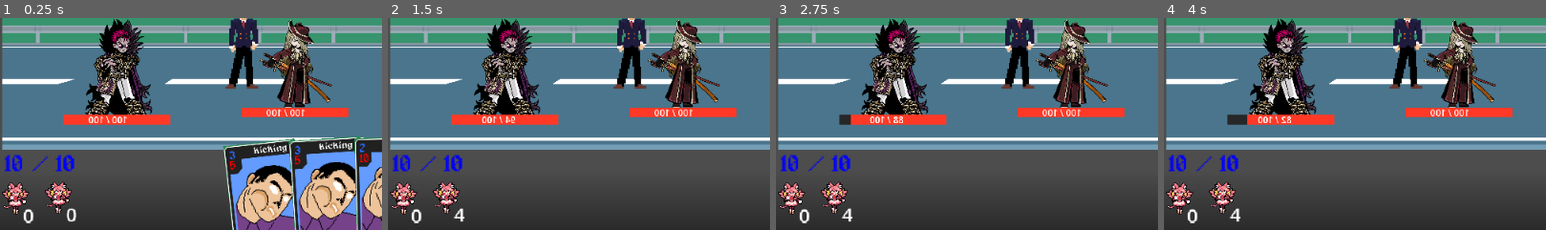
Above: before the commit, frames 1-4 (left to right).
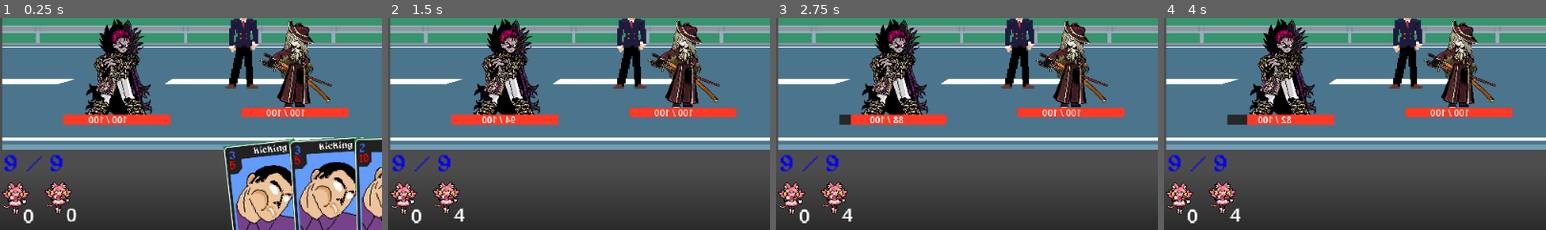
Above: after the commit, the same moments.

Repository: mewmewmyagic/card-game-main
Game: Godot game, scene res://scenes/battle/BattleScene.tscn
Same seed, same stepped clock (60 frames per second), same inputs: the game is played once before the commit and once after it.
Inputs (mouse positions are % of the whole screen's width and height, from its top left):
- Up to frame 1 (0.25 s): no input
- Up to frame 2 (1.5 s): click "skip round" at 0.5 s; click "skip round" at 1.25 s
- Up to frame 3 (2.75 s): move the mouse to (72, 44) at 2.02 s; hold D (Right) from 2.03 s (still down); hold Shift (Shift) from 2.03 s (still down); click (72, 44) at 2.17 s
- Up to frame 4 (4 s): release D (Right) at 2.75 s; release Shift (Shift) at 2.75 s; drag from (30, 54) to (84, 66) at 2.77 s; move the mouse to (60, 27) at 3.52 s; hold D (Right) from 3.53 s (still down); hold Right mouse button (right_mouse) from 3.53 s (still down)
The pictures show only the part of the screen within x 0-50%, y 50-100%; the shares and areas given below are measured in that part.

The runs differ from the first frame. In frame 1, 0.7% of the frame differs, in the area x 1-20%, y 64-73%; in frame 2, 0.7%; in frame 3, 0.7%; in frame 4, 0.7%.
Error after the commit: Invalid assignment of property or key 'flat_value' with value of type 'int' on a base object of type 'Nil'. (res://Scripts/Modifiers/modifier.gd:19)

Commit message:
ssss

Diff:
--- /dev/null
+++ b/Scripts/Modifiers/modifier.gd
@@ -0,0 +1,43 @@
+extends Node
+class_name Modifier
+
+enum Type {dmg_dealt, dmg_taken, recov_cost, card_cost}
+@export var type: Type
+
+func get_value(source: String) -> ModifierValue:
+	for value: ModifierValue in get_children():
+		if value.source == source:
+			return value
+	return null
+
+func add_new_value(value: ModifierValue) -> void:
+	print(value.source)
+	var modifier_value := get_value(value.source)
+	if not (modifier_value == null):
+		add_child(modifier_value)
+	else:
+		modifier_value.flat_value = value.flat_value
+		modifier_value.percent_value = value.percent_value
+
+func remove_value(source: String) -> void:
+	for value: ModifierValue in get_children():
+		if value.source == source:
+			value.queue_free()
+
+func remove_all_value(source: String) -> void:
+	for value: ModifierValue in get_children():
+		value.queue_free()
+
+func get_modified_value(base: int) -> int:
+	var flat_result: int = base
+	var percentage: float = 1.0
+
+	for value: ModifierValue in get_children():
+		if value.type == ModifierValue.Type.FLAT:
+			flat_result += value.flat_value
+
+	for value: ModifierValue in get_children():
+		if value.type == ModifierValue.Type.PERCENT:
+			percentage += value.percent_value
+
+	return floori(flat_result * percentage)
--- /dev/null
+++ b/Scripts/Modifiers/modifier_handler.gd
@@ -0,0 +1,17 @@
+extends Node
+class_name ModifierHandler
+
+func get_modifier(type: Modifier.Type) -> Modifier:
+	for modifier: Modifier in get_children():
+		if modifier.type == type:
+			return modifier
+	return null
+
+
+func get_modified_value(base: int, type: Modifier.Type) -> int:
+	var modifier := get_modifier(type)
+
+	if not modifier:
+		return base
+
+	return modifier.get_modified_value(base)
--- /dev/null
+++ b/Scripts/Modifiers/modifier_value.gd
@@ -0,0 +1,16 @@
+extends Node
+class_name ModifierValue
+
+enum Type {FLAT, PERCENT}
+
+@export var type: Type
+@export var percent_value: float
+@export var flat_value: int
+@export var source: String
+
+static func create_new_modifier(source: String, type: Type) -> ModifierValue:
+	var new_modifer := new()
+	new_modifer.source = source
+	new_modifer.type = type
+
+	return new_modifer
--- a/Scripts/Status Effects/status effect scripts/bleed.gd
+++ b/Scripts/Status Effects/bleed/bleed.gd
@@ -2,15 +2,15 @@
 class_name BleedStatusEffect
 
 func init(_target: Combatant, _manager: StatusEffectManager) -> void:
-	super.init(_target, _manager)
-	target.anim_done.connect(_on_anim_done)
+	target = _target
+	manager = _manager
+	EventBus.turn_ended.connect(trigger_status_effect)
 
 func on_remove() -> void:
-	target.anim_done.disconnect(_on_anim_done)
+	EventBus.turn_ended.disconnect(trigger_status_effect)
 
-func _on_anim_done() -> void:
+func trigger_status_effect() -> void:
 	target.take_damage(stack)
 	count -= 1
-	print(count)
 	if count <= 0:
 		manager.remove_status(id)
--- a/Scripts/Status Effects/status effect resources/bleed.tres
+++ b/Scripts/Status Effects/bleed/bleed.tres
@@ -1,6 +1,6 @@
 [gd_resource type="Resource" script_class="BleedStatusEffect" format=3 uid="uid://hrg5sh4161o7"]
 
-[ext_resource type="Script" uid="uid://ccuysvlx3ma70" path="res://Scripts/Status Effects/status effect scripts/bleed.gd" id="1_q6pbo"]
+[ext_resource type="Script" uid="uid://ccuysvlx3ma70" path="res://Scripts/Status Effects/bleed/bleed.gd" id="1_q6pbo"]
 
 [resource]
 script = ExtResource("1_q6pbo")
--- /dev/null
+++ b/Scripts/Status Effects/focus/focus.tres
@@ -0,0 +1,10 @@
+[gd_resource type="Resource" script_class="StatusEffect" format=3 uid="uid://cpyekuu60jjb0"]
+
+[ext_resource type="Script" uid="uid://d0krudtp04qht" path="res://Scripts/Status Effects/status_effect.gd" id="1_0jfuc"]
+
+[resource]
+script = ExtResource("1_0jfuc")
+id = "focus"
+tooltip = "Increases damage done by stack. attacking reduces count"
+max_stack = 10
+max_count = 99
--- /dev/null
+++ b/Scripts/Status Effects/haste/haste.gd
@@ -0,0 +1,16 @@
+extends StatusEffect
+class_name HasteStatusEffect
+
+func init(_target: Combatant, _manager: StatusEffectManager) -> void:
+	target = _target
+	manager = _manager
+	EventBus.turn_ended.connect(trigger_status_effect)
+
+func on_remove() -> void:
+	EventBus.turn_ended.disconnect(trigger_status_effect)
+
+func trigger_status_effect() -> void:
+	target.stats.set_recovery_time(-stack)
+	count -= 1
+	if count <= 0:
+		manager.remove_status(id)
--- /dev/null
+++ b/Scripts/Status Effects/haste/haste.tres
@@ -0,0 +1,10 @@
+[gd_resource type="Resource" script_class="HasteStatusEffect" format=3 uid="uid://bttap6yvuj2p8"]
+
+[ext_resource type="Script" uid="uid://cytuwye6pepst" path="res://Scripts/Status Effects/haste/haste.gd" id="1_dpvqe"]
+
+[resource]
+script = ExtResource("1_dpvqe")
+id = "haste"
+tooltip = "reduces recovery cost every turn by stack every turn for this round"
+max_stack = 10
+max_count = 3
--- a/Scripts/Status Effects/status effect resources/haste.tres
+++ /dev/null
@@ -1,9 +0,0 @@
-[gd_resource type="Resource" script_class="StatusEffects" format=3 uid="uid://bttap6yvuj2p8"]
-
-[ext_resource type="Script" uid="uid://d0krudtp04qht" path="res://Scripts/Status Effects/status_effect.gd" id="1_cqjmr"]
-
-[resource]
-script = ExtResource("1_cqjmr")
-id = "haste"
-tooltip = "reduces recovery cost every turn by stack every turn for this round"
-max_stack = 10
--- a/Scripts/Status Effects/status effect resources/strength.tres
+++ /dev/null
@@ -1,10 +0,0 @@
-[gd_resource type="Resource" script_class="StatusEffects" format=3 uid="uid://cpyekuu60jjb0"]
-
-[ext_resource type="Script" uid="uid://d0krudtp04qht" path="res://Scripts/Status Effects/status_effect.gd" id="1_obrtw"]
-
-[resource]
-script = ExtResource("1_obrtw")
-id = "poise"
-tooltip = "Increases damage done by stack. attacking reduces count"
-max_stack = 10
-max_count = 99
--- a/Scripts/Status Effects/status_effect.gd
+++ b/Scripts/Status Effects/status_effect.gd
@@ -9,19 +9,23 @@
 
 var target: Combatant
 var manager: StatusEffectManager
-
-@export var stack: int = 0
-@export var count: int = 0
+var stack: int = 0
+var count: int = 0
 
 func init(c: Combatant, s: StatusEffectManager) -> void:
-	target = c
-	manager = s
+	pass
 
-func trigger_status_effect(c: Combatant) -> void:
+func trigger_status_effect() -> void:
+	pass
+
+func on_effect_applied() -> void:
+	pass
+
+func on_effect_removed() -> void:
 	pass
 
 func add_count(n: int) -> void:
-	count += n
+	count = clamp(count + n, 0, max_count)
 
 func add_stack(n: int) -> void:
-	stack += n
+	stack = clamp(stack + n, 0, max_stack)
--- a/Scripts/Status Effects/status_effect_manager.gd
+++ b/Scripts/Status Effects/status_effect_manager.gd
@@ -1,22 +1,25 @@
 extends Node
 class_name StatusEffectManager
 
+#Manages status effects of a combatant. for now it just has the logic for applying a status and removing them
+#the way status' work in this is that theres a resource for shit like id and max count etc and a .gd for logic
+#each status connects to what event triggers it
 @export var parent: Combatant
 @export var status_effects: Dictionary = {}
 
-func apply_status(status: StatusEffect, stack: int = 1, count: int = 1) -> void:
+func apply_status(status: StatusEffect, stack: int = 0, count: int = 0) -> void:
 	if not status_effects.has(status.id):
 		var instance := status.duplicate() as StatusEffect
 		status_effects[instance.id] = instance
+
 		instance.init(parent, self)
-
-		instance.stack += stack
-		instance.count += count
+		instance.add_count(count)
+		instance.add_stack(stack)
 	else:
 		var existing := status_effects[status.id] as StatusEffect
-		print(count)
-		existing.stack += stack
-		existing.count += count
+
+		existing.add_count(count)
+		existing.add_stack(stack)
 
 func remove_status(id: String) -> void:
 	if not status_effects.has(id):
--- a/Scripts/battle/battle_ui.gd
+++ b/Scripts/battle/battle_ui.gd
@@ -14,8 +14,8 @@
 	turn_ui.bind(battle_state.turn_manager)
 
 	#signals to make hand not playable in between turns
-	battle_state.turn_manager.turn_started.connect(func(_c): the_hand_ui._update_interactability_ui())
-	battle_state.turn_manager.turn_ended.connect(func(_c): the_hand_ui._update_interactability_ui())
+	EventBus.turn_started.connect(the_hand_ui._update_interactability_ui)
+	EventBus.turn_ended.connect(the_hand_ui._update_interactability_ui)
 
 	battle_state.turn_manager.turn_started.connect(_on_different_ally_turn_started)
 
--- a/Scripts/battle/event_bus.gd
+++ b/Scripts/battle/event_bus.gd
@@ -9,3 +9,4 @@
 
 #Turns
 signal turn_ended
+signal turn_started
--- a/Scripts/combatant/combatant.gd
+++ b/Scripts/combatant/combatant.gd
@@ -9,6 +9,7 @@
 @export var combatant_name: String
 
 @export var status_manager: StatusEffectManager
+@export var modifer_manager: ModifierHandler
 
 @export var starting_deck: CardPile
 @export var draw_pile: CardPile
@@ -99,10 +100,11 @@
 	if stats.health <= 0:
 		_die()
 
-func take_damage(damage: int) ->void:
+func take_damage(base_damage: int) ->void:
 	if (stats.health <= 0):
 		return
 
+	var damage := modifer_manager.get_modified_value(base_damage, Modifier.Type.dmg_taken)
 	var damage_to_shield := int(min(damage, stats.shield))
 	var damage_to_health := damage - damage_to_shield
 
--- a/Scripts/combatant_characters/tourist/tourist.tres
+++ b/Scripts/combatant_characters/tourist/tourist.tres
@@ -6,6 +6,6 @@
 script = ExtResource("1_r7yem")
 OPENING_HAND_SIZE = 10
 max_hand_size = 7
-max_stamina = 10
+max_stamina = 9
 max_health = 100
 metadata/_custom_type_script = "uid://nbbhc701n0jf"
--- a/Scripts/combatant_characters/tourist/touristcards/tourist_cards/gut_punch_tourist.tres
+++ b/Scripts/combatant_characters/tourist/touristcards/tourist_cards/gut_punch_tourist.tres
@@ -4,13 +4,21 @@
 [ext_resource type="Texture2D" uid="uid://bx00lm5efg52v" path="res://Textures/cardArt/punching-export.png" id="1_sy3rk"]
 [ext_resource type="Script" uid="uid://dwtw5u7l8uiv5" path="res://Scripts/card/card.gd" id="2_mgfx4"]
 [ext_resource type="Script" uid="uid://d214ayipywbee" path="res://Scripts/effects/CardEffects/effect_add_status.gd" id="2_sy3rk"]
-[ext_resource type="Resource" uid="uid://hrg5sh4161o7" path="res://Scripts/Status Effects/status effect resources/bleed.tres" id="4_qvtkk"]
+[ext_resource type="Resource" uid="uid://hrg5sh4161o7" path="res://Scripts/Status Effects/bleed/bleed.tres" id="4_nt0rl"]
+[ext_resource type="Resource" uid="uid://bttap6yvuj2p8" path="res://Scripts/Status Effects/haste/haste.tres" id="5_38ns7"]
 
 [sub_resource type="Resource" id="Resource_sy3rk"]
 script = ExtResource("2_sy3rk")
-status = ExtResource("4_qvtkk")
+status = ExtResource("4_nt0rl")
 stack = 9
 count = 10
+metadata/_custom_type_script = "uid://d214ayipywbee"
+
+[sub_resource type="Resource" id="Resource_b7ftd"]
+script = ExtResource("2_sy3rk")
+status = ExtResource("5_38ns7")
+stack = 3
+count = 5
 metadata/_custom_type_script = "uid://d214ayipywbee"
 
 [resource]
@@ -18,6 +26,6 @@
 card_name = "kicking"
 stamina_cost = 3
 recovery_cost = 5
-effects = Array[ExtResource("1_fc1ck")]([SubResource("Resource_sy3rk")])
+effects = Array[ExtResource("1_fc1ck")]([SubResource("Resource_sy3rk"), SubResource("Resource_b7ftd")])
 card_art = ExtResource("1_sy3rk")
 metadata/_custom_type_script = "uid://dwtw5u7l8uiv5"
--- a/Scripts/combatant_characters/tourist/touristcards/tourist_cards/punching_tourist.tres
+++ b/Scripts/combatant_characters/tourist/touristcards/tourist_cards/punching_tourist.tres
@@ -3,15 +3,20 @@
 [ext_resource type="Script" uid="uid://b14m8bmggqgn1" path="res://Scripts/card/card_effect.gd" id="1_hsdbj"]
 [ext_resource type="Script" uid="uid://dmpv8844g3q0f" path="res://Scripts/effects/CardEffects/effect_deal_damage.gd" id="2_c5o6c"]
 [ext_resource type="Script" uid="uid://dwtw5u7l8uiv5" path="res://Scripts/card/card.gd" id="3_noata"]
+[ext_resource type="Script" uid="uid://bf1ky4a778svw" path="res://Scripts/effects/CardEffects/effect_add_modifier.gd" id="3_sod6p"]
 
 [sub_resource type="Resource" id="Resource_twwan"]
 script = ExtResource("2_c5o6c")
 amount = 6
 metadata/_custom_type_script = "uid://dmpv8844g3q0f"
 
+[sub_resource type="Resource" id="Resource_77k2d"]
+script = ExtResource("3_sod6p")
+metadata/_custom_type_script = "uid://bf1ky4a778svw"
+
 [resource]
 script = ExtResource("3_noata")
 card_name = "punching"
 stamina_cost = 1
 recovery_cost = 2
-effects = Array[ExtResource("1_hsdbj")]([SubResource("Resource_twwan")])
+effects = Array[ExtResource("1_hsdbj")]([SubResource("Resource_twwan"), SubResource("Resource_77k2d")])
--- /dev/null
+++ b/Scripts/effects/CardEffects/effect_add_modifier.gd
@@ -0,0 +1,16 @@
+class_name EffectAddModifier
+extends CardEffect
+
+
+@export var stack: int
+@export var count: int
+
+func execute(context: CardEffectContext) -> void:
+	var dmg := context.source.modifer_manager.get_modifier(Modifier.Type.dmg_dealt)
+
+	var m := dmg.get_value("fuck")
+
+	if not m:
+		m = ModifierValue.create_new_modifier("fuck", ModifierValue.Type.FLAT)
+	m.flat_value = 10
+	dmg.add_new_value(m)
--- a/Scripts/effects/CardEffects/effect_deal_damage.gd
+++ b/Scripts/effects/CardEffects/effect_deal_damage.gd
@@ -5,4 +5,5 @@
 
 func execute(context: CardEffectContext) -> void:
 	if context.target:
+		amount = context.source.modifer_manager.get_modified_value(amount, Modifier.Type.dmg_dealt)
 		context.target.take_damage(amount)
--- a/Scripts/turnrelated/turn_manager.gd
+++ b/Scripts/turnrelated/turn_manager.gd
@@ -36,6 +36,8 @@
 	_sort_combatant()
 	current_turn = _next_active_combatant()
 	current_turn._on_self_turn_started()
+
+	EventBus.turn_started.emit()
 	#for i in range(combatants.size() - 1, -1, -1):
 		#var c = combatants[i]
 		#c.stats.recovery_time -= current_turn.stats.recovery_time
@@ -49,6 +51,7 @@
 
 func end_turn(recovery_cost: int) -> void:
 	current_turn._on_self_turn_ended()
+	EventBus.turn_ended.emit()
 	turn_ended.emit(current_turn)
 
 	await current_turn.anim_done
@@ -57,7 +60,6 @@
 		end_round()
 		return
 
-	EventBus.turn_ended.emit()
 	start_turn()
 
 func _active_combatants() -> Array[Combatant]:
--- a/scenes/ui/Combatant.tscn
+++ b/scenes/ui/Combatant.tscn
@@ -5,13 +5,16 @@
 [ext_resource type="Script" uid="uid://e2os3tigqex1" path="res://Scripts/Sprite/combatant_sprite_player.gd" id="2_ddi1i"]
 [ext_resource type="PackedScene" uid="uid://b1ryleahhgw4h" path="res://scenes/ui/stats_ui.tscn" id="3_gqvtd"]
 [ext_resource type="Script" uid="uid://qiaqjw8djnsq" path="res://Scripts/Status Effects/status_effect_manager.gd" id="5_88lpd"]
+[ext_resource type="Script" uid="uid://ca7xr68felq2v" path="res://Scripts/Modifiers/modifier_handler.gd" id="6_sga3o"]
+[ext_resource type="Script" uid="uid://dwmvyisgdhpyd" path="res://Scripts/Modifiers/modifier.gd" id="7_fsa1f"]
 
 [sub_resource type="RectangleShape2D" id="RectangleShape2D_crx7y"]
 
-[node name="Combatant" type="Node2D" unique_id=1903320986 node_paths=PackedStringArray("status_manager") groups=["character"]]
+[node name="Combatant" type="Node2D" unique_id=1903320986 node_paths=PackedStringArray("status_manager", "modifer_manager") groups=["character"]]
 y_sort_enabled = true
 script = ExtResource("1_ddi1i")
 status_manager = NodePath("StatusManager")
+modifer_manager = NodePath("ModifierHandler")
 
 [node name="AnimatedSprite2D" type="AnimatedSprite2D" parent="." unique_id=1362894786]
 scale = Vector2(0.5, 0.5)
@@ -34,3 +37,16 @@
 [node name="StatusManager" type="Node" parent="." unique_id=810462496 node_paths=PackedStringArray("parent")]
 script = ExtResource("5_88lpd")
 parent = NodePath("..")
+
+[node name="ModifierHandler" type="Node" parent="." unique_id=1067453016]
+script = ExtResource("6_sga3o")
+metadata/_custom_type_script = "uid://ca7xr68felq2v"
+
+[node name="Modifier" type="Node" parent="ModifierHandler" unique_id=1474362022]
+script = ExtResource("7_fsa1f")
+metadata/_custom_type_script = "uid://dwmvyisgdhpyd"
+
+[node name="Modifier2" type="Node" parent="ModifierHandler" unique_id=1255196947]
+script = ExtResource("7_fsa1f")
+type = 1
+metadata/_custom_type_script = "uid://dwmvyisgdhpyd"
Not shown, added: Scripts/Modifiers/modifier.gd.uid
Not shown, added: Scripts/Modifiers/modifier_handler.gd.uid
Not shown, added: Scripts/Modifiers/modifier_value.gd.uid
Renamed: Scripts/Status Effects/status effect scripts/bleed.gd.uid -> Scripts/Status Effects/bleed/bleed.gd.uid
Not shown, added: Scripts/Status Effects/haste/haste.gd.uid
Renamed: Scripts/Status Effects/status effect resources/lethargy.tres -> Scripts/Status Effects/lethargy/lethargy.tres
Renamed: Scripts/Status Effects/status effect resources/lethargy.tres.uid -> Scripts/Status Effects/lethargy/lethargy.tres.uid
Not shown, added: Scripts/effects/CardEffects/effect_add_modifier.gd.uid
